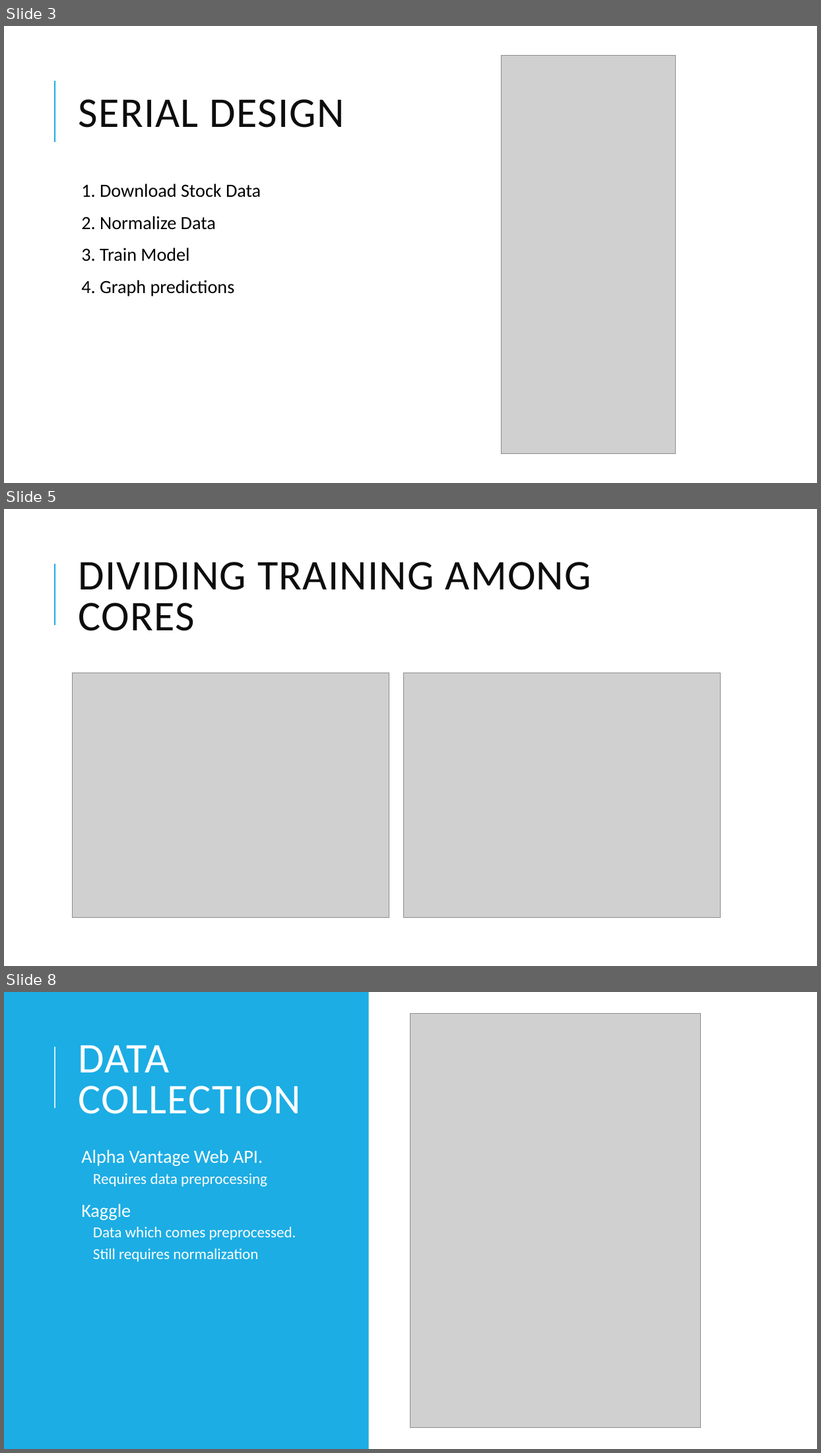
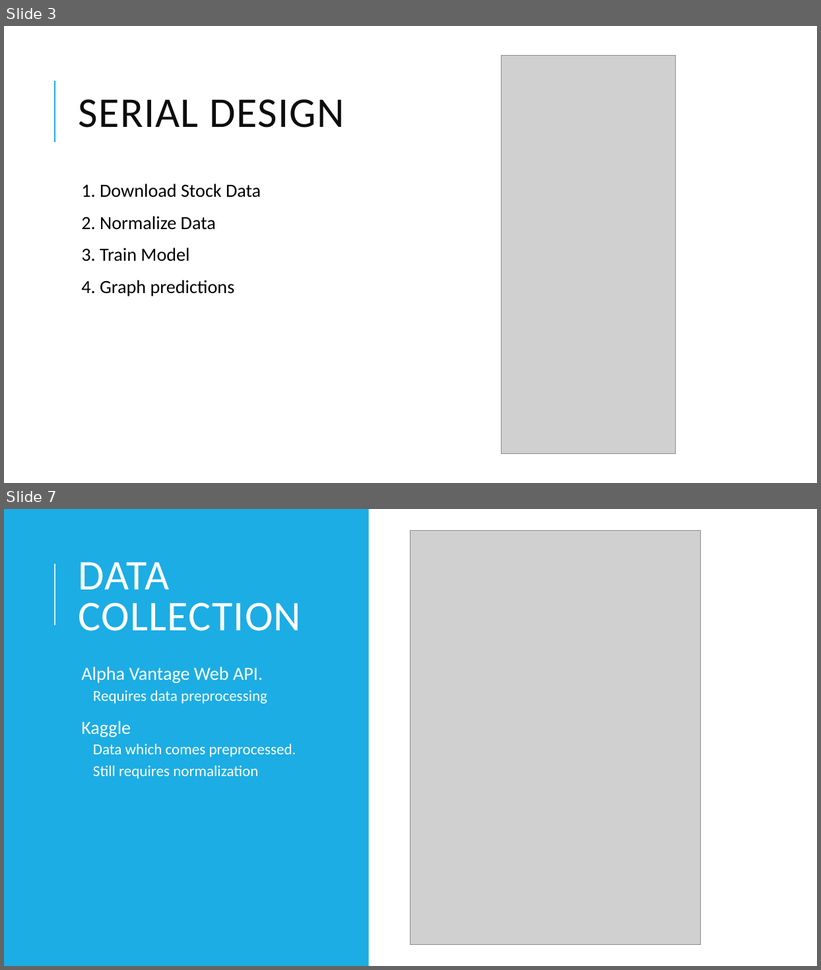
Before and after one commit to ahalex73/Stock_Market_Predictor, a slide deck: documentation/Final_Presentation.pptx. Shown one above the other, each under a label of ours: slides 3, 5 and 8 before the commit, slides 3 and 7 after it; the slides between them are not shown. The pictures are 821x1453 and 821x970 pixels, drawn with LibreOffice and Linux fonts; fonts in the diff are those of the drawing; grey boxes stand for pictures. Boxes give left, top, right and bottom in pixels: in the first picture for what was removed or moved away, otherwise in the second. Text is boxed around its words. In the diff, an @@ line names an element or a change of style, - is before the commit and + after.

```diff
--- a/documentation/Final_Presentation.pptx
+++ b/documentation/Final_Presentation.pptx
@@ slide 5 removed at [4,509,817,966], background #FFFFFF; not listed: 1 template element that a slide beside it also shows @@
@@ title removed at [79,562,591,631] @@
-DIVIDING TRAINING AMONG CORES
@@ picture removed at [73,673,389,918] @@
@@ picture removed at [403,673,721,918] @@
@@ what was slide 8 is now slide 7 @@
```
Also in this commit, not shown: 4 slides changed, 1 slide added, 2 other slides removed, 26 other files.
